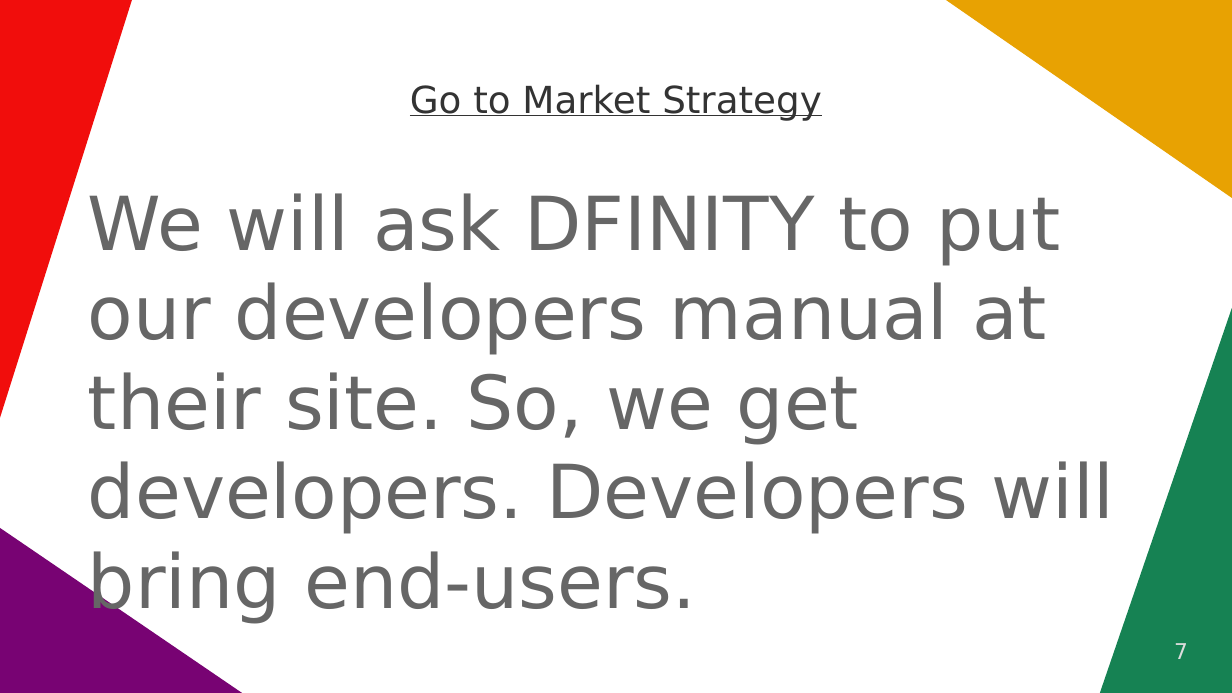
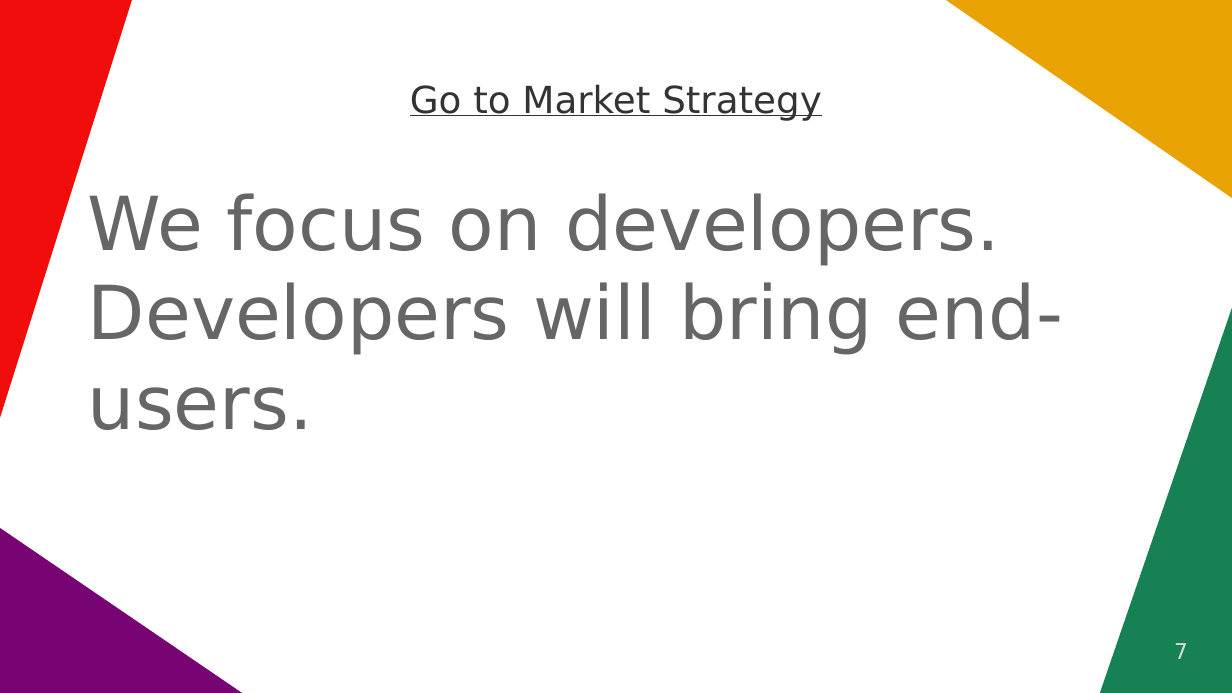
Before and after one commit to vporton/icp-package-manager, a slide deck: slide 7 of docs/short-pitchdeck.odp. Drawn at 1232x693 pixels with LibreOffice and Linux fonts; fonts in the diff are those of the drawing. Boxes give left, top, right and bottom in pixels: in the first picture for what was removed or moved away, otherwise in the second. Text is boxed around its words. In the diff, an @@ line names an element or a change of style, - is before the commit and + after.

```diff
--- a/docs/short-pitchdeck.odp
+++ b/docs/short-pitchdeck.odp
@@ text at (88,193,1063,430): text changed @@
-We will ask DFINITY to put our developers manual at their site. So, we get developers. Developers will bring end-users.
+We focus on developers. Developers will bring end-users.
```
Also in this commit, not shown: 1 other slide changed.
